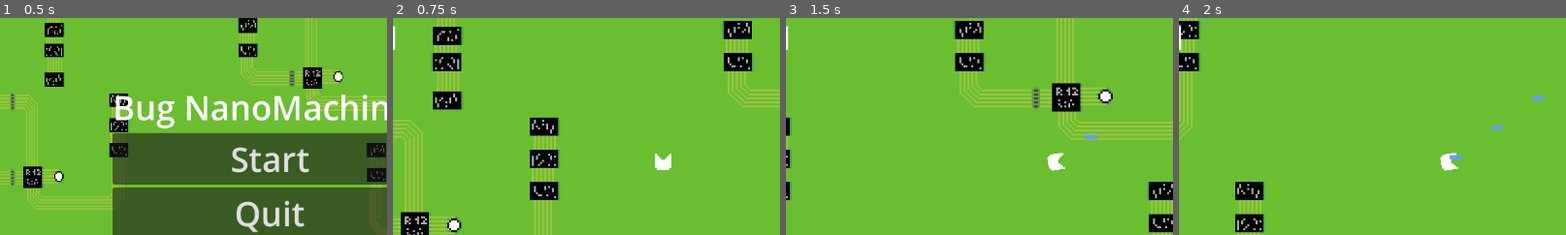
Above: before the commit, frames 1-4 (left to right).
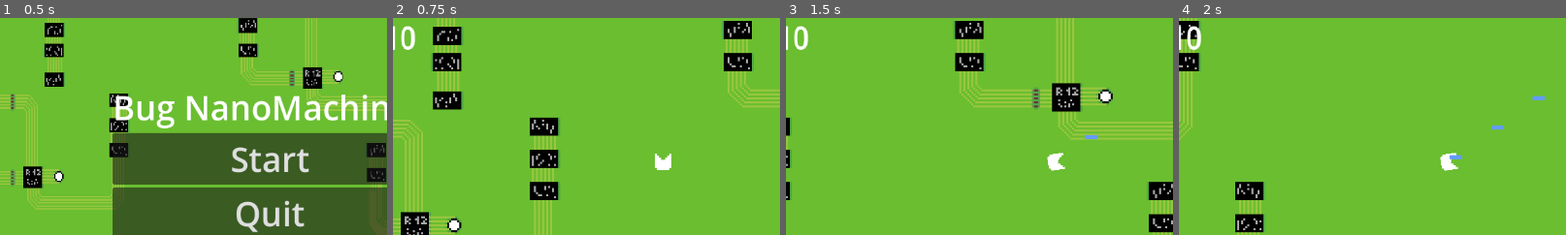
Above: after the commit, the same moments.

Repository: DominikRasinski/errorshooter
Game: Godot game, scene res://control/main_menu.tscn
Two runs of this game, one before a commit and one after it. Both use one fixed random seed, a clock stepped at 60 frames per second and the inputs below.
Inputs (mouse positions are % of the whole screen's width and height, from its top left):
- Up to frame 1 (0.5 s): no input
- Up to frame 2 (0.75 s): click "Start" at 0.5 s
- Up to frame 3 (1.5 s): tap Enter at 1.25 s; move the mouse to (72, 45) at 1.27 s; press the mouse at (72, 45) at 1.28 s; hold D (right) from 1.28 s (still down)
- Up to frame 4 (2 s): keep holding D (right)
The pictures show only the part of the screen within x 15-65%, y 17-67%; the shares and areas given below are measured in that part.

Frame 1 is identical in both runs. In frame 2, 0.3% of the frame differs, in the area x 2-6%, y 3-15%; in frame 3, 0.3%; in frame 4, 0.3%.

Commit message:
remove test number enemy

Diff:
--- a/global/game_manager.gd
+++ b/global/game_manager.gd
@@ -11,7 +11,7 @@
 var _game_menu = null;
 var _kills = 0;
 var _health = 5;
-var _win_kills = 1;
+var _win_kills = 10;
 
 func _ready() -> void:
 	_game_over = GAMEOVER.instantiate();
Not shown, added: export/web/index.apple-touch-icon.png.import
Not shown, added: export/web/index.icon.png.import
Not shown, added: export/web/index.png.import
